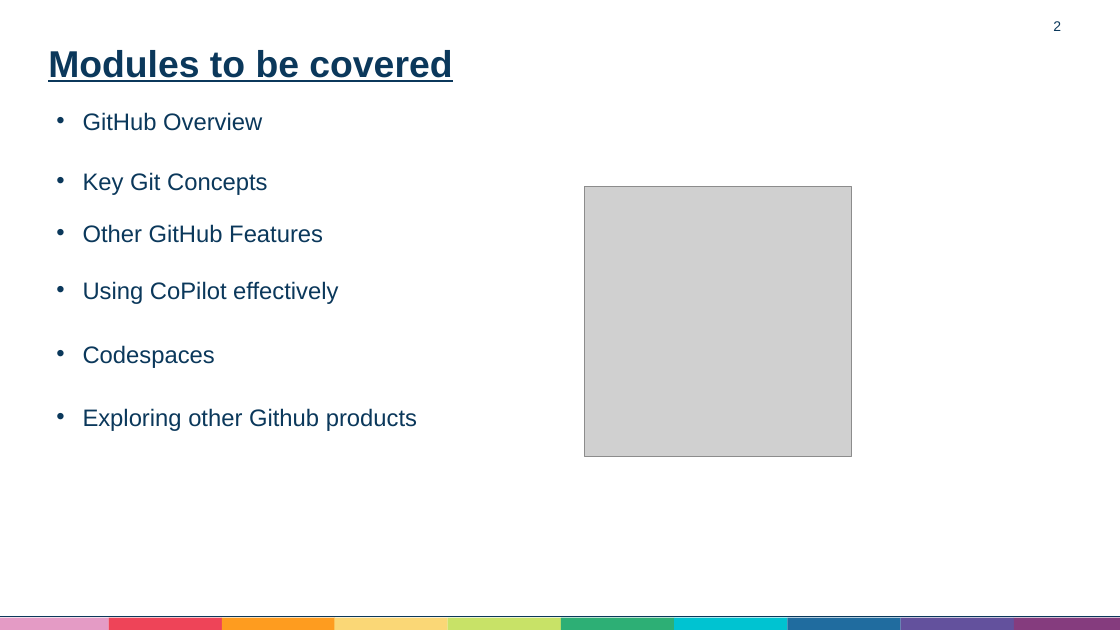
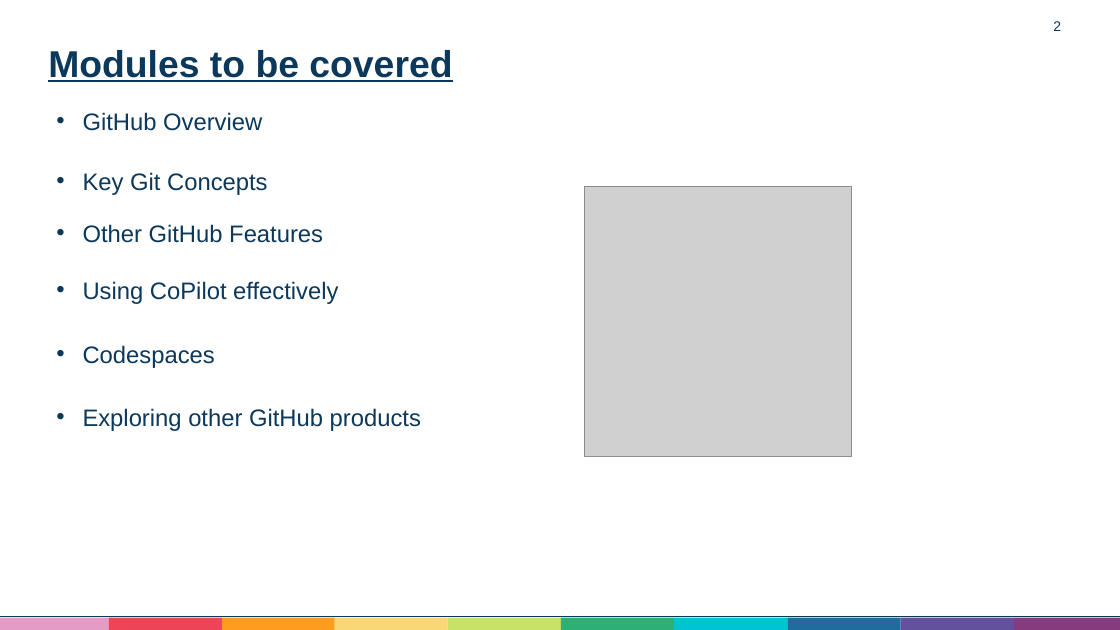
Before and after one commit to Aneurin-Bevan-University-Health-Board/biu_GitHub_Training, a slide deck: slide 2 of Training/Github Training.pptx. Drawn at 1120x630 pixels with LibreOffice and Linux fonts; fonts in the diff are those of the drawing; grey boxes stand for pictures. Boxes give left, top, right and bottom in pixels: in the first picture for what was removed or moved away, otherwise in the second. Text is boxed around its words. In the diff, an @@ line names an element or a change of style, - is before the commit and + after.

```diff
--- a/Training/Github Training.pptx
+++ b/Training/Github Training.pptx
@@ text at box(83, 408, 421, 431): text changed @@
-• Exploring other Github products
+• Exploring other GitHub products
```
Also in this commit, not shown: 16 other slides changed, 1 slide added, 1 other file.
